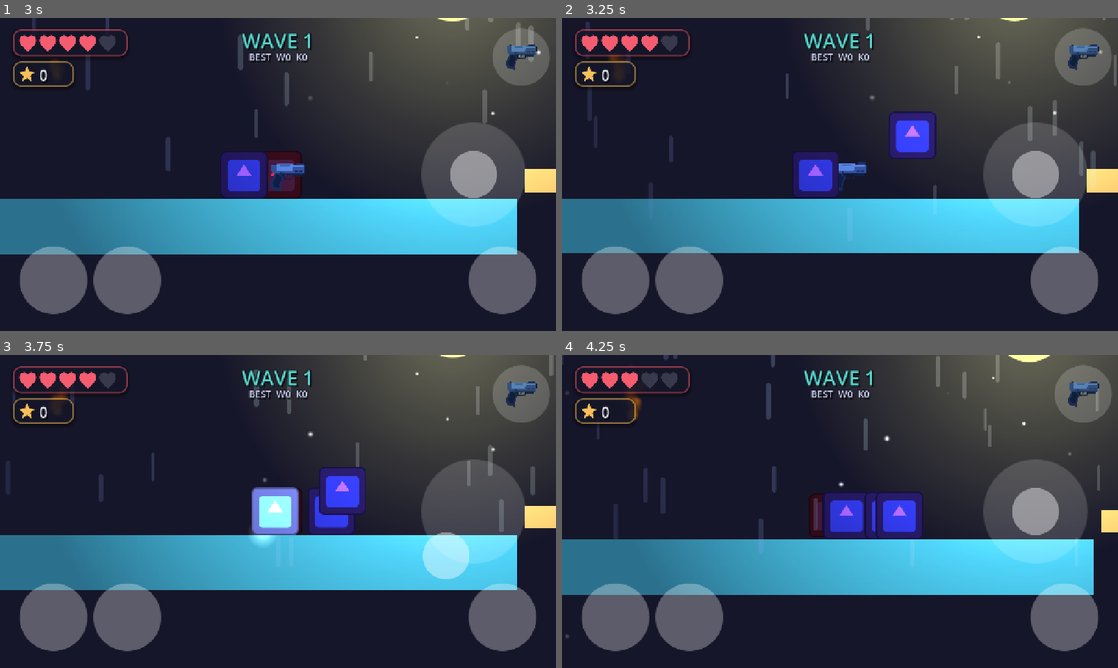
Above: before the commit, frames 1-4 (two rows, left to right).
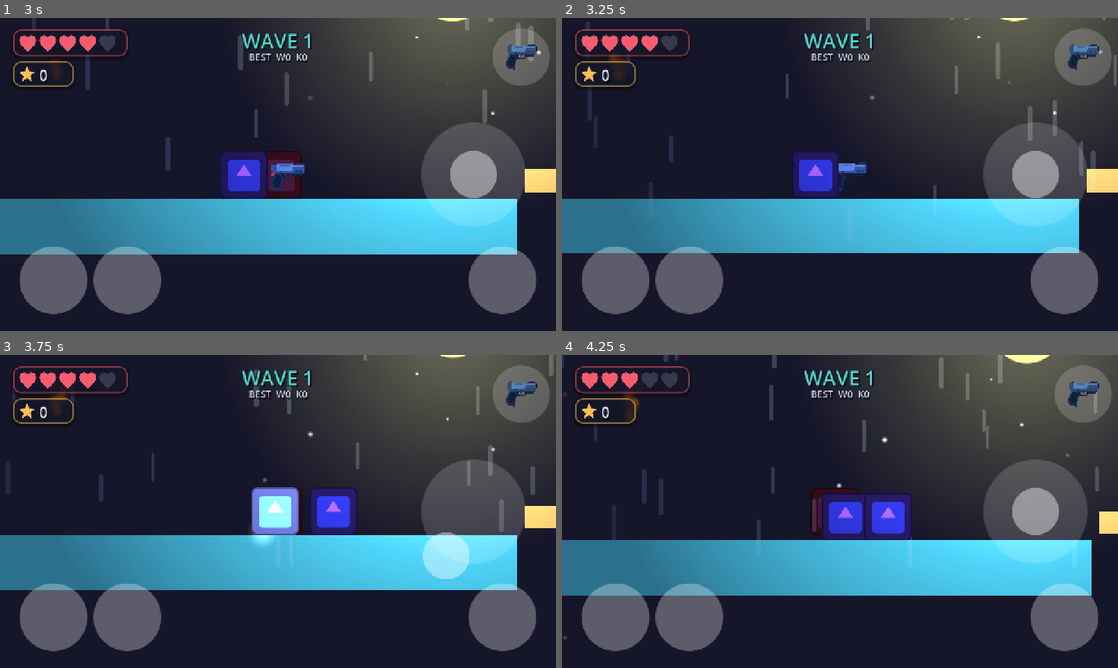
Above: after the commit, the same moments.

Repository: touqeer121/Godot47TouchDemo
Game: Godot game, scene res://scenes/loading.tscn
Same seed, same stepped clock (60 frames per second), same inputs: the game is played once before the commit and once after it. The engine's default icon, where the game draws it, is replaced by a stand-in: a white triangle on a blue panel in a dark square.
Inputs (mouse positions are in pixels of both pictures, inside the frame that each line leads up to):
- Up to frame 1 (3 s): tap Enter at 0.5, 2 s; move the mouse to (400, 158) at 0.52 s; click (400, 158) at 0.67 s; drag from (166, 190) to (250, 237) at 1.27 s; move the mouse to (333, 105) at 2.02 s; click (333, 105) at 2.17 s; drag from (250, 237) to (111, 127) at 2.77 s
- Up to frame 2 (3.25 s): no input
- Up to frame 3 (3.75 s): move the mouse to (444, 558) at 3.52 s; click (444, 558) at 3.67 s
- Up to frame 4 (4.25 s): no input

Frame 1 is identical in both runs. In frame 2, 1.2% of the frame differs, in the area x 59-68%, y 29-45%; in frame 3, 1.2%; in frame 4, 2.9%, in the area x 0-100%, y 0-91%.

Commit message:
Armed enemies, sensor landscape, menu music
- Ranged gunner enemy (orange) that fires slow bullets at the player;
  new enemy bullet that damages the player and dies on platforms.
- Spawn mix rebalanced (chasers + gunners from wave 2 + big tanks from
  wave 3) with a slightly lower count so the level stays fair.
- Orientation set to sensor_landscape so both landscape directions work.
- Looping menu music on the title screen.

Co-Authored-By: Claude Opus 4.8 <noreply@anthropic.com>

Diff:
--- a/project.godot
+++ b/project.godot
@@ -24,7 +24,7 @@
 window/size/viewport_height=720
 window/stretch/mode="canvas_items"
 window/stretch/aspect="expand"
-window/handheld/orientation="reverse_landscape"
+window/handheld/orientation="sensor_landscape"
 
 [audio]
 
--- /dev/null
+++ b/scenes/enemy_bullet.tscn
@@ -0,0 +1,20 @@
+[gd_scene load_steps=4 format=3 uid="uid://dq2m9v6k4wxt8"]
+
+[ext_resource type="Script" path="res://scripts/enemy_bullet.gd" id="1"]
+[ext_resource type="Texture2D" uid="uid://bd3ysw1vh6a1v" path="res://assets/weapons/small_bullet.png" id="2"]
+
+[sub_resource type="CircleShape2D" id="EBShape"]
+radius = 9.0
+
+[node name="EnemyBullet" type="Area2D"]
+collision_layer = 0
+collision_mask = 3
+script = ExtResource("1")
+
+[node name="Sprite2D" type="Sprite2D" parent="."]
+modulate = Color(1, 0.42, 0.18, 1)
+scale = Vector2(1.25, 1.25)
+texture = ExtResource("2")
+
+[node name="CollisionShape2D" type="CollisionShape2D" parent="."]
+shape = SubResource("EBShape")
--- /dev/null
+++ b/scenes/enemy_gunner.tscn
@@ -0,0 +1,38 @@
+[gd_scene load_steps=5 format=3 uid="uid://b4k9w2mq7nxv5"]
+
+[ext_resource type="Script" path="res://scripts/enemy.gd" id="1"]
+[ext_resource type="Texture2D" uid="uid://dhhs50hq4ceka" path="res://icon.svg" id="2"]
+
+[sub_resource type="RectangleShape2D" id="BodyShape"]
+size = Vector2(112, 129)
+
+[sub_resource type="RectangleShape2D" id="TouchShape"]
+size = Vector2(124, 142)
+
+[node name="EnemyGunner" type="CharacterBody2D"]
+collision_layer = 4
+collision_mask = 1
+script = ExtResource("1")
+max_health = 4
+speed = 68.0
+contact_damage = 1
+can_shoot = true
+
+[node name="Sprite2D" type="Sprite2D" parent="."]
+modulate = Color(1, 0.55, 0.2, 1)
+scale = Vector2(1.008, 1.008)
+texture = ExtResource("2")
+
+[node name="CollisionShape2D" type="CollisionShape2D" parent="."]
+shape = SubResource("BodyShape")
+
+[node name="TouchBox" type="Area2D" parent="."]
+collision_layer = 0
+collision_mask = 2
+
+[node name="CollisionShape2D" type="CollisionShape2D" parent="TouchBox"]
+shape = SubResource("TouchShape")
+
+[node name="FloorCheck" type="RayCast2D" parent="."]
+position = Vector2(54, 0)
+target_position = Vector2(0, 86)
--- a/scripts/enemy.gd
+++ b/scripts/enemy.gd
@@ -8,6 +8,7 @@
 @export var max_health := 3
 @export var speed := 90.0
 @export var contact_damage := 1
+@export var can_shoot := false
 
 var health := 3
 var dir := 1
@@ -17,8 +18,12 @@
 var base_color: Color
 var fc_offset := 40.0
 var target: Node2D
+var shoot_timer := 1.0
 
 const GRAVITY := 2000.0
+const SHOOT_RANGE := 820.0
+const SHOOT_INTERVAL := 1.9
+const E_BULLET := preload("res://scenes/enemy_bullet.tscn")
 
 func _ready():
 	add_to_group("enemies")
@@ -56,6 +61,19 @@
 
 	sprite.scale.x = base_scale.x * (1.0 if dir > 0 else -1.0)
 
+	if can_shoot and is_instance_valid(target):
+		shoot_timer -= delta
+		if shoot_timer <= 0.0 and global_position.distance_to(target.global_position) < SHOOT_RANGE:
+			shoot_timer = SHOOT_INTERVAL
+			_shoot_at(target.global_position)
+
+func _shoot_at(pos: Vector2):
+	var to := (pos - global_position).normalized()
+	var b := E_BULLET.instantiate()
+	b.velocity = to * 640.0
+	b.global_position = global_position + to * 55.0
+	get_parent().add_child(b)
+
 func take_damage(amount: int, from_pos: Vector2 = Vector2.ZERO):
 	if dead:
 		return
--- /dev/null
+++ b/scripts/enemy_bullet.gd
@@ -0,0 +1,17 @@
+extends Area2D
+
+var velocity := Vector2.ZERO
+var life := 2.2
+
+func _ready():
+	rotation = velocity.angle() + PI / 2.0
+	body_entered.connect(_on_hit)
+	get_tree().create_timer(life).timeout.connect(queue_free)
+
+func _physics_process(delta):
+	global_position += velocity * delta
+
+func _on_hit(body):
+	if body.is_in_group("player"):
+		get_tree().call_group("player_controller", "damage_player", 1, global_position)
+	queue_free()
--- a/scripts/player.gd
+++ b/scripts/player.gd
@@ -23,6 +23,7 @@
 const GRENADE := preload("res://scenes/grenade.tscn")
 const ENEMY := preload("res://scenes/enemy.tscn")
 const ENEMY_BIG := preload("res://scenes/enemy_big.tscn")
+const ENEMY_GUNNER := preload("res://scenes/enemy_gunner.tscn")
 
 const TEX_PISTOL := preload("res://assets/weapons/pistol.png")
 const TEX_SMG := preload("res://assets/weapons/pistol3.png")
@@ -210,9 +211,9 @@
 	spawning = true
 	if wave_label:
 		wave_label.text = "WAVE %d" % wave
-	var count: int = min(4 + wave, 12)
+	var count: int = min(3 + wave, 10)
 	for i in count:
-		get_tree().create_timer(i * 0.28).timeout.connect(_spawn_one)
+		get_tree().create_timer(i * 0.3).timeout.connect(_spawn_one)
 	get_tree().create_timer(count * 0.28 + 0.15).timeout.connect(func():
 		spawning = false
 		if enemies_alive <= 0:
@@ -220,8 +221,15 @@
 	)
 
 func _spawn_one():
-	var big: bool = wave >= 3 and randf() < 0.25
-	var e: CharacterBody2D = (ENEMY_BIG if big else ENEMY).instantiate()
+	# Mix of melee chasers, ranged gunners (from wave 2), and big tanks
+	# (from wave 3). Gunners are a minority and fire slowly so it stays fair.
+	var r := randf()
+	var scene := ENEMY
+	if wave >= 3 and r < 0.20:
+		scene = ENEMY_BIG
+	elif wave >= 2 and r < 0.48:
+		scene = ENEMY_GUNNER
+	var e: CharacterBody2D = scene.instantiate()
 	e.max_health = e.max_health + int(wave / 2)
 	e.global_position = _pick_spawn()
 	add_child(e)
--- a/scripts/title.gd
+++ b/scripts/title.gd
@@ -11,6 +11,16 @@
 
 func _ready():
 	var vp := get_viewport().get_visible_rect().size
+
+	var music := AudioStreamPlayer.new()
+	var ms = load("res://audio/menu_music.wav")
+	if ms is AudioStreamWAV:
+		ms.loop_mode = AudioStreamWAV.LOOP_FORWARD
+		ms.loop_end = ms.data.size() / 2
+	music.stream = ms
+	music.volume_db = -11.0
+	add_child(music)
+	music.play()
 
 	title_group = Node2D.new()
 	title_group.position = Vector2(vp.x / 2.0, vp.y * 0.40)
Not shown, added: audio/menu_music.wav.import
Not shown, added: scripts/enemy_bullet.gd.uid
Not shown, added: audio/menu_music.wav
